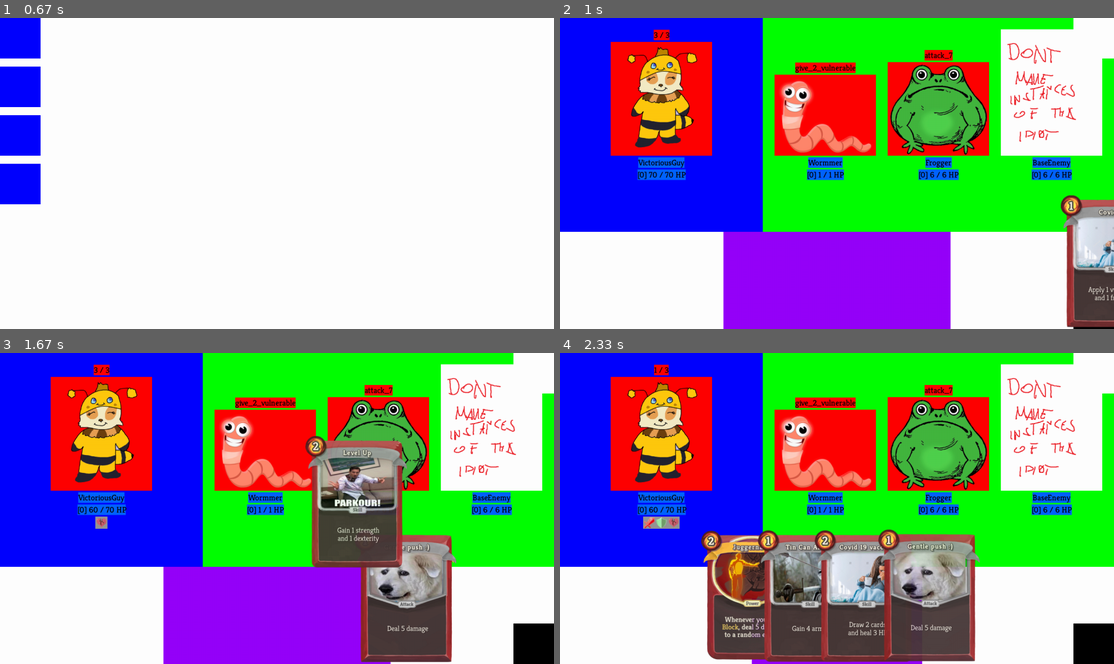
Above: before the commit, frames 1-4 (two rows, left to right).
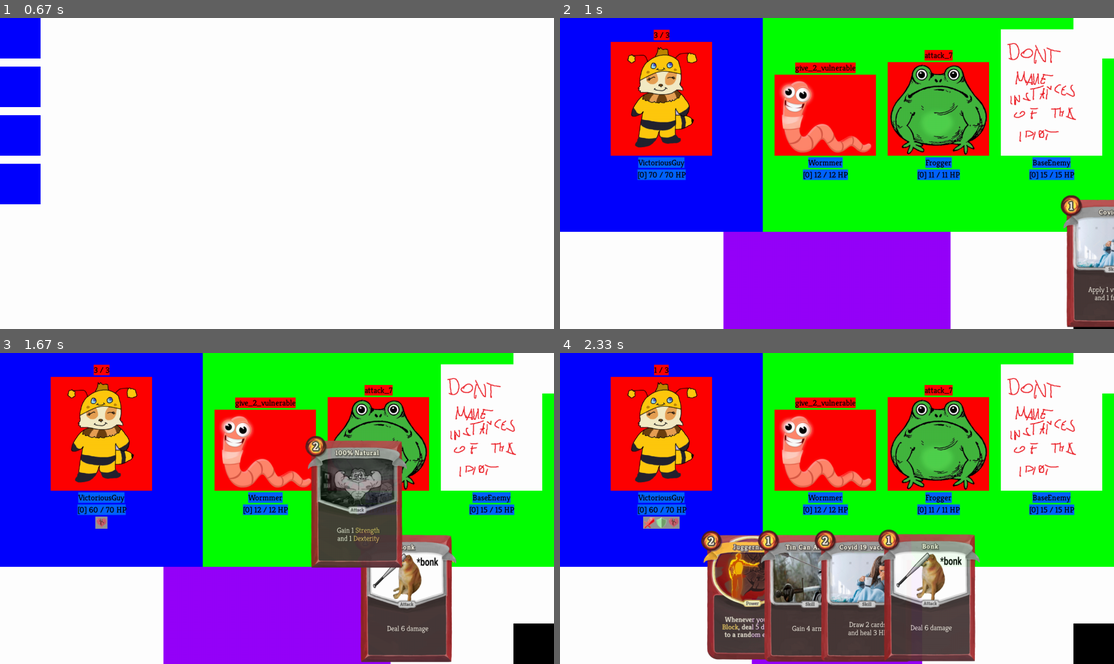
Above: after the commit, the same moments.

Repository: DawidKrolikiewicz/SlayTheSpire-WITH-PYGAME
Game: pygame game, started from CardGame/GameFolder/Code/main.py
The game is run twice, just before and just after one commit, with the same random seed, the same clock (stepped at 60 frames per second) and the same inputs.
Inputs (mouse positions are in pixels of both pictures, inside the frame that each line leads up to):
- Up to frame 1 (0.67 s): no input
- Up to frame 2 (1 s): press the mouse at (582, 36) at 0.87 s; move the mouse to (643, 73) at 0.97 s
- Up to frame 3 (1.67 s): release the mouse at (144, 446) at 1.1 s; click (531, 642) at 1.22 s; press the mouse at (476, 595) at 1.53 s; move the mouse to (354, 502) at 1.63 s
- Up to frame 4 (2.33 s): release the mouse at (792, 405) at 1.77 s; press the mouse at (920, 595) at 1.87 s; move the mouse to (875, 573) at 1.97 s; release the mouse at (831, 552) at 2.1 s; press the mouse at (870, 570) at 2.2 s; move the mouse to (931, 595) at 2.3 s

Frame 1 is identical in both runs. In frame 2, 0.4% of the frame differs, in the area x 43-93%, y 48-53%; in frame 3, 4.6%, in the area x 43-93%, y 28-91%; in frame 4, 2.4%.

Commit message:
Organizacja Projektu
Generalnie tylko poprawianie nazw, przekładanie plików do odpowiednich folderów, jedna mała poprawka i parę nowych memicznych card-artów

Diff:
--- a/CardGame/GameFolder/cardsFile.py
+++ b/CardGame/GameFolder/Code/cardsFile.py
@@ -1,4 +1,3 @@
-import random
 import enum
 import pygame
 import ongoingFile
@@ -55,7 +54,7 @@
         self.exhaust = False
 
         # VISUAL RELATED
-        self.image = pygame.image.load("Cards/Steroids.png")
+        self.image = pygame.image.load("../Sprites/Cards/Steroids.png")
         self.rect = self.image.get_rect()
         self.rect.topleft = (1366, 440)
 
@@ -84,7 +83,7 @@
 
             self.draw(screen)
 
-        if  player.current_room.__class__.__name__ == "Shop":
+        if player.current_room.__class__.__name__ == "Shop":
             pos = pygame.mouse.get_pos()
             if player.drag == self:
                 # Follow mouse
@@ -98,7 +97,6 @@
 
             self.draw(screen)
 
-
     def draw(self, screen):
         #pygame.draw.rect(screen, (255, 0, 0), self.rect)
         screen.blit(self.image, self.rect.topleft)
@@ -112,7 +110,7 @@
 
 # ======================= Card1 =======================
 
-class Draw2Heal3(CardBase):
+class Covid19Vaccine(CardBase):
     def __init__(self):
         super().__init__()
         # GAME RELATED
@@ -120,7 +118,7 @@
         self.text = "There is no text here!"
         self.target = Targeting.ANY
         # VISUAL RELATED
-        self.image = pygame.image.load("Cards/Covid19Vaccine.png")
+        self.image = pygame.image.load("../Sprites/Cards/Covid19Vaccine.png")
         # SHOP RELATED
         self.price_range = (30, 40)
         self.weight = 1
@@ -132,7 +130,7 @@
 
 # ======================= Card2 =======================
 
-class Deal5Damage(CardBase):
+class Bonk(CardBase):
     def __init__(self):
         super().__init__()
         # GAME RELATED
@@ -140,26 +138,26 @@
         self.text = "There is no text here!"
         self.target = Targeting.ENEMY
         # VISUAL RELATED
-        self.image = pygame.image.load("Cards/GentlePush.png")
+        self.image = pygame.image.load("../Sprites/Cards/Bonk.png")
         # SHOP RELATED
         self.price_range = (15, 20)
         self.weight = 3
 
     def action(self, player, list_of_enemies, target):
-        player.deal_damage(5, target)
+        player.deal_damage(6, target)
 
 
 # ======================= Card3 =======================
 
-class Draw1(CardBase):
-    def __init__(self):
-        super().__init__()
-        # GAME RELATED
-        self.cost = 1
-        self.text = "There is no text here!"
-        self.target = Targeting.ANY
-        # VISUAL RELATED
-        self.image = pygame.image.load("Cards/PanicRoll.png")
+class PanicRoll(CardBase):
+    def __init__(self):
+        super().__init__()
+        # GAME RELATED
+        self.cost = 1
+        self.text = "There is no text here!"
+        self.target = Targeting.ANY
+        # VISUAL RELATED
+        self.image = pygame.image.load("../Sprites/Cards/PanicRoll.png")
         # SHOP RELATED
         self.price_range = (18, 25)
         self.weight = 2
@@ -170,15 +168,15 @@
 
 # ======================= Card4 =======================
 
-class Armor4(CardBase):
-    def __init__(self):
-        super().__init__()
-        # GAME RELATED
-        self.cost = 1
-        self.text = "There is no text here!"
-        self.target = Targeting.ANY
-        # VISUAL RELATED
-        self.image = pygame.image.load("Cards/TinCanArmor.png")
+class TinCanArmor(CardBase):
+    def __init__(self):
+        super().__init__()
+        # GAME RELATED
+        self.cost = 1
+        self.text = "There is no text here!"
+        self.target = Targeting.ANY
+        # VISUAL RELATED
+        self.image = pygame.image.load("../Sprites/Cards/TinCanArmor.png")
         # SHOP RELATED
         self.price_range = (15, 20)
         self.weight = 3
@@ -189,7 +187,7 @@
 
 # ======================= Card5 =======================
 
-class Buff(CardBase):
+class A100pNatural(CardBase):
     def __init__(self):
         super().__init__()
         # GAME RELATED
@@ -197,7 +195,7 @@
         self.text = "There is no text here!"
         self.target = Targeting.ANY
         # VISUAL RELATED
-        self.image = pygame.image.load("Cards/LevelUp.png")
+        self.image = pygame.image.load("../Sprites/Cards/100%Natural.png")
         # SHOP RELATED
         self.price_range = (25, 35)
         self.weight = 1
@@ -209,7 +207,7 @@
 
 # ======================= Card6 =======================
 
-class Debuff(CardBase):
+class Covid19(CardBase):
     def __init__(self):
         super().__init__()
         # GAME RELATED
@@ -217,7 +215,7 @@
         self.text = "There is no text here!"
         self.target = Targeting.ENEMY
         # VISUAL RELATED
-        self.image = pygame.image.load("Cards/Covid19.png")
+        self.image = pygame.image.load("../Sprites/Cards/Covid19.png")
         # SHOP RELATED
         self.price_range = (18, 25)
         self.weight = 2
@@ -229,15 +227,15 @@
 
 # ======================= Card6 =======================
 
-class Depression(CardBase):  # UNPLAYABLE
-    def __init__(self):
-        super().__init__()
-        # GAME RELATED
-        self.cost = 9
-        self.text = "There is no text here!"
-        self.target = Targeting.ANY
-        # VISUAL RELATED
-        self.image = pygame.image.load("Cards/Depression.png")
+class Depression(CardBase):
+    def __init__(self):
+        super().__init__()
+        # GAME RELATED
+        self.cost = 1
+        self.text = "There is no text here!"
+        self.target = Targeting.ANY
+        # VISUAL RELATED
+        self.image = pygame.image.load("../Sprites/Cards/Depression.png")
         # SHOP RELATED
         self.price_range = (99, 99)
         self.weight = 0
@@ -245,8 +243,8 @@
     def action(self, player, list_of_enemies, target):
         player.deal_damage(5, player)
 
+
 # ======================= Card7 =======================
-
 
 class Juggernaut(CardBase):
     def __init__(self):
@@ -258,7 +256,7 @@
         self.text = Targeting.ANY
         self.exhaust = False
         # VISUAL RELATED
-        self.image = pygame.image.load("Cards/juggernaut (1).png")
+        self.image = pygame.image.load("../Sprites/Cards/Juggernaut.png")
         # SHOP RELATED
         self.price_range = (99, 99)
         self.weight = 0
@@ -277,7 +275,7 @@
         self.cost = 3
         self.text = "There is no text here!"
         self.target = Targeting.ANY
-        self.image = pygame.image.load("Cards/Steroids.png")
+        self.image = pygame.image.load("../Sprites/Cards/Steroids.png")
 
     def action(self, player, list_of_enemies, target):
         player.deal_damage(3, list_of_enemies[0])
@@ -290,7 +288,7 @@
         self.cost = 3
         self.text = "There is no text here!"
         self.target = Targeting.ENEMY
-        self.image = pygame.image.load("Cards/NotSoGentlePush.png")
+        self.image = pygame.image.load("../Sprites/Cards/NotSoGentlePush.png")
 
     def action(self, player, list_of_enemies, target):
         player.deal_damage(20, target)
--- a/CardGame/GameFolder/characterFile.py
+++ b/CardGame/GameFolder/Code/characterFile.py
@@ -2,7 +2,7 @@
 import ongoingFile as o
 
 pygame.font.init()
-text_font = pygame.font.Font("Fonts/Kreon-Regular.ttf", 20)
+text_font = pygame.font.Font("../Fonts/Kreon-Regular.ttf", 20)
 
 
 class Character(pygame.sprite.Sprite):
@@ -16,7 +16,7 @@
         self.list_of_ongoing = [o.Strength(), o.Dexterity(), o.Frail(), o.Vulnerable()]
 
         # DISPLAY RELATED
-        self.image_sprite = pygame.image.load("Enemies/Don'tMakeInstancesOfBaseEnemyPLS.png")
+        self.image_sprite = pygame.image.load("../Sprites/Characters/Don'tMakeInstancesOfBaseEnemyPLS.png")
         self.rect_sprite = self.image_sprite.get_rect()
         self.rect_sprite.bottom = 340
 
--- a/CardGame/GameFolder/enemyFile.py
+++ b/CardGame/GameFolder/Code/enemyFile.py
@@ -40,12 +40,12 @@
             self.next_action(player, list_of_enemies)
 
 
-# ========================================== Specific Enemies ==========================================
+# ========================================== Specific Characters ==========================================
 
 class Frog(Enemy):
     def __init__(self, name, health):
         super().__init__(name, health)
-        self.image_sprite = pygame.image.load("Enemies/frog.png")
+        self.image_sprite = pygame.image.load("../Sprites/Characters/Frog.png")
         self.rect_sprite = self.image_sprite.get_rect()
         self.rect_sprite.bottom = 340
 
@@ -69,7 +69,7 @@
 class Worm(Enemy):
     def __init__(self, name, health):
         super().__init__(name, health)
-        self.image_sprite = pygame.image.load("Enemies/worm.png")
+        self.image_sprite = pygame.image.load("../Sprites/Characters/Worm.png")
         self.rect_sprite = self.image_sprite.get_rect()
         self.rect_sprite.bottom = 340
 
--- a/CardGame/GameFolder/main.py
+++ b/CardGame/GameFolder/Code/main.py
@@ -1,9 +1,6 @@
-import random
 import pygame
 import playerFile
 import cardsFile
-import enemyFile
-import roomsFile
 
 pygame.init()
 
@@ -19,30 +16,21 @@
 BLUE = (0, 0, 255)
 BLACK = (0, 0, 0)
 
-TO_ROOM = pygame.USEREVENT + 1
-TO_COMBAT = pygame.USEREVENT + 2
-TO_SHOP = pygame.USEREVENT + 3
-DISPLAY_INFO = pygame.USEREVENT + 4
-
 timer = pygame.time.Clock()
 
 PLAYER_NAME = "VictoriousGuy"
 STARTING_HEALTH = 70
-STARTING_DECK = [cardsFile.Draw2Heal3(), cardsFile.Draw2Heal3(),
-                 cardsFile.Deal5Damage(), cardsFile.Deal5Damage(),
-                 cardsFile.Draw1(), cardsFile.Draw1(),
-                 cardsFile.Armor4(), cardsFile.Armor4(),
-                 cardsFile.Buff(), cardsFile.Debuff(), cardsFile.Juggernaut()]
+STARTING_DECK = [cardsFile.Covid19Vaccine(), cardsFile.Covid19Vaccine(),
+                 cardsFile.Bonk(), cardsFile.Bonk(),
+                 cardsFile.PanicRoll(), cardsFile.PanicRoll(),
+                 cardsFile.TinCanArmor(), cardsFile.TinCanArmor(),
+                 cardsFile.A100pNatural(), cardsFile.Covid19(), cardsFile.Juggernaut()]
 
 PLAYER = playerFile.Player(PLAYER_NAME, STARTING_HEALTH, STARTING_DECK)
 
 # ======================================================================================================================
 
 is_running = True
-
-test_card = cardsFile.CardBase()
-
-scene = 1
 
 while is_running:
     # =========== CHECK ALL EVENTS ===========
--- a/CardGame/GameFolder/ongoingFile.py
+++ b/CardGame/GameFolder/Code/ongoingFile.py
@@ -3,7 +3,7 @@
 import playerFile
 
 
-# ======================= Ongoing (superclass) =======================
+# ======================= Ongoing Icons (superclass) =======================
 
 class Ongoing(pygame.sprite.Sprite):
     def __init__(self):
@@ -13,7 +13,7 @@
         self.intensity = None
         self.duration = None
         # VISUAL RELATED
-        self.image = pygame.image.load("Ongoing/Strength.png")
+        self.image = pygame.image.load("../Sprites/Ongoing Icons/StrengthIcon.png")
         self.rect = self.image.get_rect()
         self.rect.centery = 400
 
@@ -21,7 +21,8 @@
         pass
 
     def update(self, character, screen):
-        if (self.counter is not None and self.counter > 0) or (self.duration is not None and self.duration > 0) or (self.intensity is not None and self.intensity != 0):
+        if ((self.counter is not None and self.counter > 0) or (self.duration is not None and self.duration > 0) or
+                (self.intensity is not None and self.intensity != 0)):
             self.rect.topleft = character.rect_ongoing.topleft
             self.rect.right = character.rect_ongoing.right - (character.ongoing_counter * self.rect.width)
             character.ongoing_counter -= 1
@@ -36,7 +37,7 @@
         # GAME RELATED
         self.intensity = 0
         # VISUAL RELATED
-        self.image = pygame.image.load("Ongoing/Strength.png")
+        self.image = pygame.image.load("../Sprites/Ongoing Icons/StrengthIcon.png")
 
     def event_listener(self, ev, player, list_of_enemies):
         pass
@@ -53,7 +54,7 @@
         # GAME RELATED
         self.intensity = 0
         # VISUAL RELATED
-        self.image = pygame.image.load("Ongoing/Dexterity.png")
+        self.image = pygame.image.load("../Sprites/Ongoing Icons/DexterityIcon.png")
 
     def event_listener(self, ev, player, list_of_enemies):
         pass
@@ -70,7 +71,7 @@
         # GAME RELATED
         self.duration = 0
         # VISUAL RELATED
-        self.image = pygame.image.load("Ongoing/Frail.png")
+        self.image = pygame.image.load("../Sprites/Ongoing Icons/FrailIcon.png")
 
     def event_listener(self, ev, player, list_of_enemies):
         pass
@@ -87,7 +88,7 @@
         # GAME RELATED
         self.duration = 0
         # VISUAL RELATED
-        self.image = pygame.image.load("Ongoing/Vulnurable.png")
+        self.image = pygame.image.load("../Sprites/Ongoing Icons/VulnerableIcon.png")
 
     def event_listener(self, ev, player, list_of_enemies):
         pass
@@ -104,7 +105,7 @@
         # GAME RELATED
         self.intensity = 5
         # VISUAL RELATED
-        self.image = pygame.image.load("Ongoing/Juggernaut.png")
+        self.image = pygame.image.load("../Sprites/Ongoing Icons/JuggernautIcon.png")
 
     def event_listener(self, ev, player, list_of_enemies):
         if ev.type == playerFile.ON_PLAYER_GAIN_BLOCK:
--- a/CardGame/GameFolder/playerFile.py
+++ b/CardGame/GameFolder/Code/playerFile.py
@@ -30,7 +30,7 @@
         self.highlight = None
         self.drag = None
 
-        self.image_sprite = pygame.image.load("Enemies/player.png")
+        self.image_sprite = pygame.image.load("../Sprites/Characters/Player.png")
         self.rect_sprite = self.image_sprite.get_rect()
         self.rect_sprite.bottom = 340
         self.rect_sprite.centerx = 250
--- a/CardGame/GameFolder/roomsFile.py
+++ b/CardGame/GameFolder/Code/roomsFile.py
@@ -2,7 +2,6 @@
 import random
 import enemyFile
 import cardsFile
-
 
 WHITE = (255, 255, 255)
 RED = (255, 0, 0)
@@ -107,8 +106,10 @@
 # ======================================================================================================================
 
 class CombatEncounter(InGame):
-    def __init__(self):
+    def __init__(self, custom_list_of_enemies=None):
         super().__init__()
+        if custom_list_of_enemies is None:
+            custom_list_of_enemies = []
         pygame.display.set_caption("COMBAT ENCOUNTER")
         self.bg_play_color = BLUE
         self.bg_play_rect = pygame.Rect((0, 0, 1366, 528))
@@ -120,8 +121,11 @@
         self.end_turn_color = BLACK
         self.end_turn_rect = pygame.Rect((1266, 668, 100, 100))
 
-        self.list_of_enemies = []
-        self._get_random_combat()
+        if not custom_list_of_enemies:
+            self.list_of_enemies = []
+            self._get_random_combat()
+        else:
+            self.list_of_enemies = custom_list_of_enemies
 
         self._position_enemies()
 
@@ -157,7 +161,7 @@
         player.update(screen)
 
         # Update every enemy
-        for enemy in self.list_of_enemies :
+        for enemy in self.list_of_enemies:
             enemy.update(screen)
 
         # Update every card in hand + draw non-highlighted
@@ -211,7 +215,7 @@
 
     def _get_random_combat(self):
         # Get random combat encounter from the list
-        fights = [[enemyFile.Worm("Wormmer", 1), enemyFile.Frog("Frogger", 6), enemyFile.Enemy("BaseEnemy", 6)]]
+        fights = [[enemyFile.Worm("Wormmer", 12), enemyFile.Frog("Frogger", 11), enemyFile.Enemy("BaseEnemy", 15)]]
         self.list_of_enemies += random.choice(fights)
 
     def _position_enemies(self):
@@ -250,9 +254,9 @@
         super().__init__()
         self.bg_color = GREEN
         pygame.display.set_caption("SHOP")
-        self.available_cards = [cardsFile.Draw2Heal3, cardsFile.Draw1,
-                                cardsFile.Buff, cardsFile.Debuff,
-                                cardsFile.Armor4, cardsFile.Deal5Damage]
+        self.available_cards = [cardsFile.Covid19Vaccine, cardsFile.PanicRoll,
+                                cardsFile.A100pNatural, cardsFile.Covid19,
+                                cardsFile.TinCanArmor, cardsFile.Bonk]
         self.list_of_cards = []
         self.card_prices = []
 
@@ -270,7 +274,7 @@
         self.set_prices()
 
     def set_prices(self):
-        for i,card in enumerate(self.list_of_cards):
+        for i, card in enumerate(self.list_of_cards):
             self.card_prices.append(random.randint(card.price_range[0], card.price_range[1]))
 
     def buy_card(self, card_index, player):
@@ -302,6 +306,8 @@
             card.update(screen, player, index, self.bg_cards_rect)
 
         super().update(screen, player)
+
+
 # ======================================================================================================================
 
 
@@ -312,15 +318,15 @@
     def encounter(self, player, shop, random_encounters):
         while True:
             choice = int(input(("You have stumbled upon two masked man, trying to sacrifice poor, emaciated man.\n"
-              "They haven't noticed you yet.\n"
-              "One of them rises his jagged dagger up, whispering a prayer to his goddess. What do you do?\n"
-              "1) Attack them\n"
-              "2) Join the prayer, as they slaughter their pray\n"
-              "3) Leave before they notice you\nChoice: ")))
+                                "They haven't noticed you yet.\n"
+                                "One of them rises his jagged dagger up, whispering a prayer to his goddess. What do you do?\n"
+                                "1) Attack them\n"
+                                "2) Join the prayer, as they slaughter their pray\n"
+                                "3) Leave before they notice you\nChoice: ")))
             if choice == 1:
                 k1 = enemyFile.Cultist(player)
                 k2 = enemyFile.Cultist(player)
-                #gl.combat_encounter(player, [k1, k2], shop, random_encounters)
+                # gl.combat_encounter(player, [k1, k2], shop, random_encounters)
                 break
             elif choice == 2:
                 print("You join in the prayers, mumbling something under your breath.\n"
@@ -347,14 +353,14 @@
     def encounter(self, player, shop, random_encounters):
         while True:
             choice = int(input(("A lone beggar approaches you, begging for your help.\n"
-                  "He looks hungry, yet there's some kind of spark in his eyes.\n"
-                  "What do you do?\n"
-                  "1) Give him some gold (30)\n"
-                  "2) Give him some food (Lose Buff card)\n"
-                  "3) Ignore his plea\nChoice: ")))
+                                "He looks hungry, yet there's some kind of spark in his eyes.\n"
+                                "What do you do?\n"
+                                "1) Give him some gold (30)\n"
+                                "2) Give him some food (Lose Buff card)\n"
+                                "3) Ignore his plea\nChoice: ")))
             if choice == 1:
                 if player.coins >= 30:
-                    player.coins -=30
+                    player.coins -= 30
                     player.add_card_do_deck(cardsFile.Fireball())
                     print("Delighted beggar takes your coins, counting every one of them.\n"
                           "He then looks you in the eyes, leans slightly and touches your left temple.\n"
@@ -366,7 +372,7 @@
             elif choice == 2:
                 buff_card = None
                 for card in player.deck:
-                    if isinstance(card, cardsFile.Buff):
+                    if isinstance(card, cardsFile.A100pNatural):
                         buff_card = card
                         break
                 if buff_card:
@@ -390,6 +396,7 @@
             else:
                 print("Wrong input!")
 
+
 class Bridge:
     def __init__(self):
         self.name = self.__class__.__name__
@@ -397,11 +404,11 @@
     def encounter(self, player, shop, random_encounters):
         while True:
             choice = int(input(("A giant chasm blocks your path.\n"
-                  "Luckily, there is a old-looking bridge, which can get you to the other side.\n"
-                  "When you take a few steps, the bridge starts to creak. It doesn't look very steady\n"
-                  "What do you do?\n"
-                  "1) Rush to the other side\n"
-                  "2) Slowly and carefully cross the bridge\n")))
+                                "Luckily, there is a old-looking bridge, which can get you to the other side.\n"
+                                "When you take a few steps, the bridge starts to creak. It doesn't look very steady\n"
+                                "What do you do?\n"
+                                "1) Rush to the other side\n"
+                                "2) Slowly and carefully cross the bridge\n")))
             if choice == 1:
                 player.health -= 10
                 print("It wasn't very thoughtful of you.\n"
Binary file removed: CardGame/GameFolder/Cards/power.png
Binary file added: CardGame/GameFolder/Sprites/Cards/100%Natural.png
Binary file added: CardGame/GameFolder/Sprites/Cards/Bonk.png
Binary file added: CardGame/GameFolder/Sprites/Cards/Burnout.png
Renamed: CardGame/GameFolder/Cards/Covid19.png -> CardGame/GameFolder/Sprites/Cards/Covid19.png
Renamed: CardGame/GameFolder/Cards/Covid19Vaccine.png -> CardGame/GameFolder/Sprites/Cards/Covid19Vaccine.png
Renamed: CardGame/GameFolder/Cards/Depression.png -> CardGame/GameFolder/Sprites/Cards/Depression.png
Renamed: CardGame/GameFolder/Cards/GentlePush.png -> CardGame/GameFolder/Sprites/Cards/GentlePush.png
Renamed: CardGame/GameFolder/Cards/juggernaut (1).png -> CardGame/GameFolder/Sprites/Cards/Juggernaut.png
Renamed: CardGame/GameFolder/Cards/LevelUp.png -> CardGame/GameFolder/Sprites/Cards/LevelUp.png
Renamed: CardGame/GameFolder/Cards/NotSoGentlePush.png -> CardGame/GameFolder/Sprites/Cards/NotSoGentlePush.png
Renamed: CardGame/GameFolder/Cards/PanicRoll.png -> CardGame/GameFolder/Sprites/Cards/PanicRoll.png
(and 16 more such lines)
